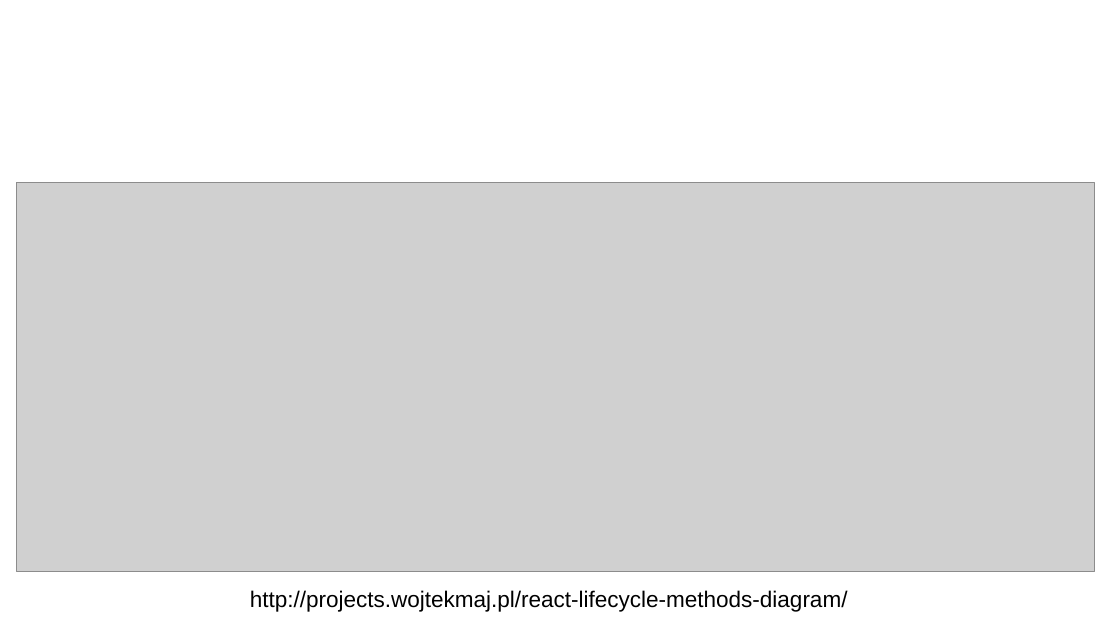
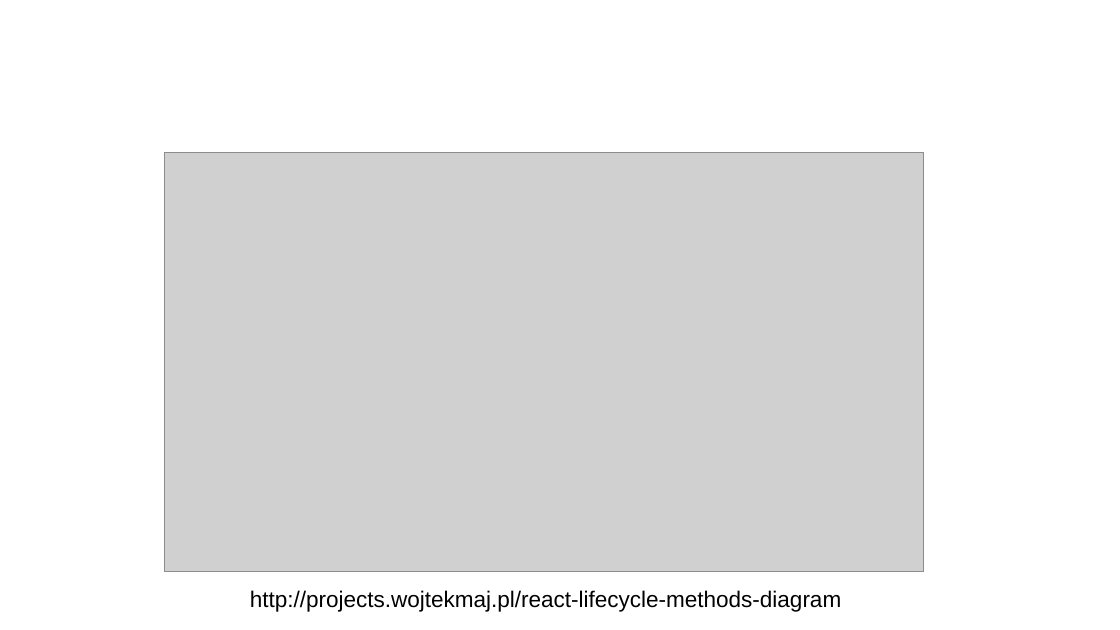
Before and after one commit to cfabioramos/react_course_files, a slide deck: slide 3 of slides/react-master-course-component-lifecycle.odp (slide 2 before the commit). Drawn at 1120x630 pixels with LibreOffice and Linux fonts; fonts in the diff are those of the drawing; grey boxes stand for pictures; background and template pictures are left out. Boxes give left, top, right and bottom in pixels: in the first picture for what was removed or moved away, otherwise in the second. Text is boxed around its words. In the diff, an @@ line names an element or a change of style, - is before the commit and + after.

```diff
--- a/slides/react-master-course-component-lifecycle.odp
+++ b/slides/react-master-course-component-lifecycle.odp
@@ picture: place and size @@
-picture at bbox=[16, 183, 1095, 572]
+picture at bbox=[165, 152, 924, 572]
@@ text at bbox=[250, 590, 841, 612]: text changed @@
-http://projects.wojtekmaj.pl/react-lifecycle-methods-diagram/
+http://projects.wojtekmaj.pl/react-lifecycle-methods-diagram
```
Also in this commit, not shown: 1 other slide changed, 1 slide added, 2 slides removed, 4 other files.
